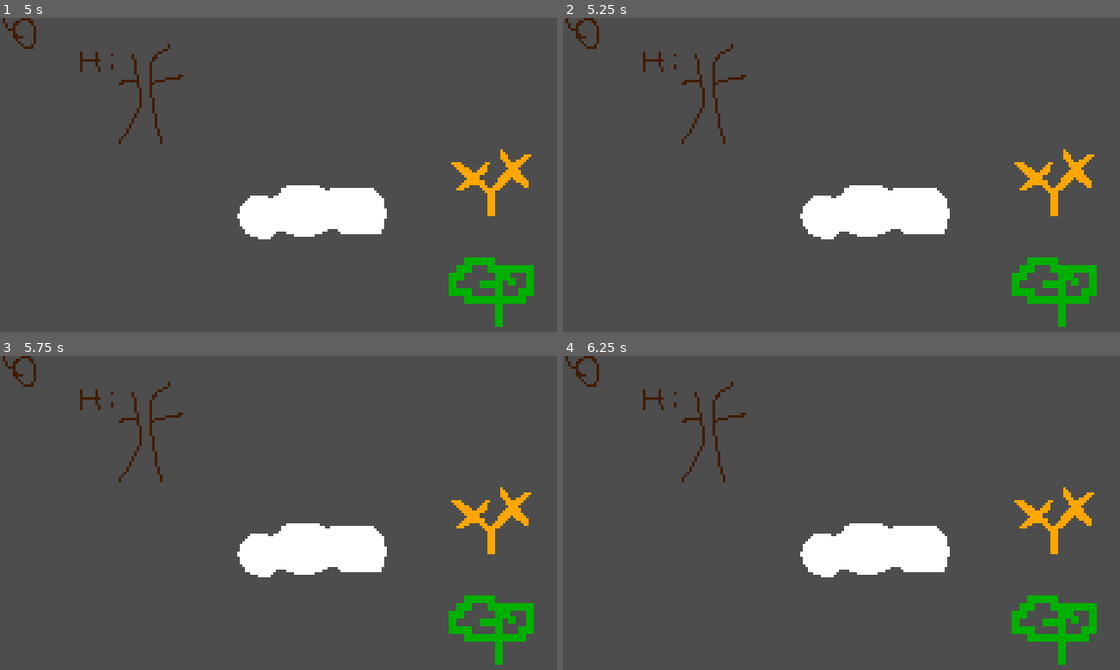
Above: before the commit, frames 1-4 (two rows, left to right).
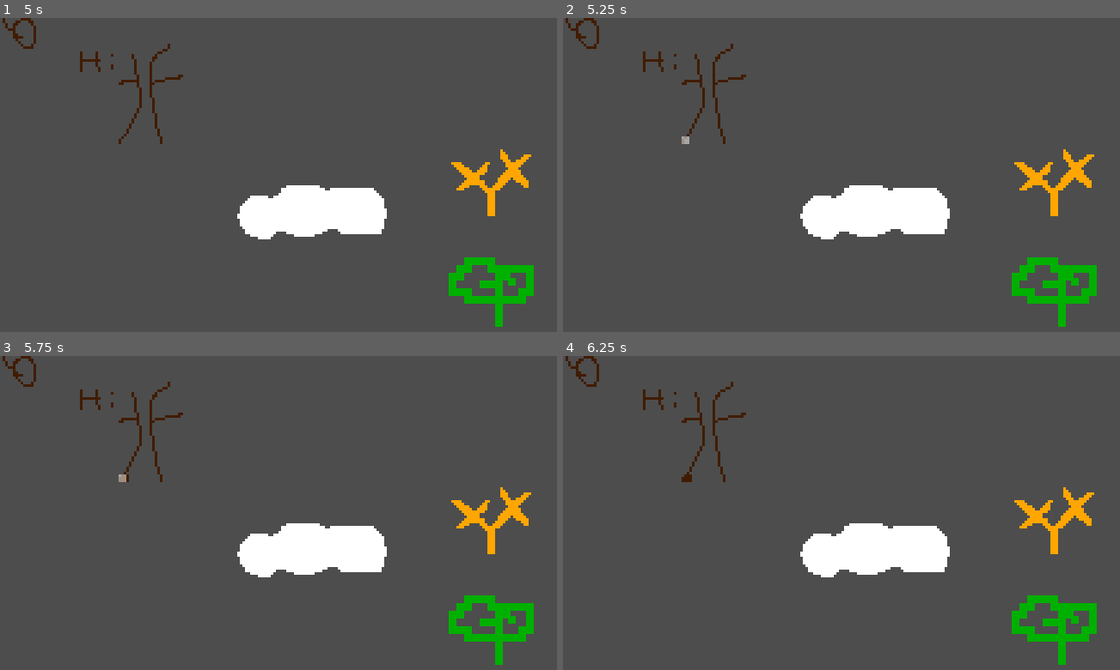
Above: after the commit, the same moments.

Repository: kev9268/ABSlowJam3
Game: Godot game, scene res://scenes/level_hub.tscn
The game is run twice, just before and just after one commit, with the same random seed, the same clock (stepped at 60 frames per second) and the same inputs.
Inputs (mouse positions are in pixels of both pictures, inside the frame that each line leads up to):
- Up to frame 1 (5 s): click "test level" at 0.5 s; tap Enter at 1.25 s; move the mouse to (445, 175) at 1.27 s; press the mouse at (445, 175) at 1.28 s; tap R (restart) every 0.75 s from 2 to 4.25 s; move the mouse to (183, 209) at 2.02 s; release the mouse at (183, 209) at 2.03 s; click (183, 209) at 2.1 s; move the mouse to (373, 115) at 2.77 s; press the mouse at (373, 115) at 2.78 s; tap U (undo) at 2.85 s; move the mouse to (278, 259) at 3.52 s; release the mouse at (278, 259) at 3.53 s; click (278, 259) at 3.6 s; move the mouse to (495, 244) at 4.27 s; press the mouse at (495, 244) at 4.28 s
- Up to frame 2 (5.25 s): tap R (restart) at 5 s; move the mouse to (685, 140) at 5.02 s; release the mouse at (685, 140) at 5.03 s; tap U (undo) at 5.1 s
- Up to frame 3 (5.75 s): click (122, 478) at 5.3 s
- Up to frame 4 (6.25 s): move the mouse to (902, 528) at 5.77 s; press the mouse at (902, 528) at 5.78 s

Frame 1 is identical in both runs. In frame 2, less than 0.1% of the frame differs, in the area x 21-23%, y 37-41%; in frame 3, less than 0.1%, in the area x 21-24%, y 37-41%; in frame 4, less than 0.1%.

Commit message:
mouse visual
-fixed bug with cloud turning to branch by being pushed
-add cursor held by a level store
-expand branch on click, might be abused though only if with unlimited branches though

Diff:
--- a/scenes/draw_tree.gd
+++ b/scenes/draw_tree.gd
@@ -14,10 +14,13 @@
 var previous_mouse_position = Vector2(0,0)
 var draw_history = []
 var branch_counter = 5
+var first_click = false
 
 var stored_pixel_limit = 30
 var previous_color = Vector2i(-1,-1)
 var previous_pixels = []
+
+var cursor : Sprite2D
 
 var surround_21 = [
 					Vector2i(-2,-1),Vector2i(-2,0),Vector2i(-2,1),
@@ -57,14 +60,24 @@
 	print(draw_counter)
 
 	if branch_counter>0:
+		mouse_highlight(mouse_pos)
 		click_first(mouse_pos)
 		click_held(mouse_pos)
 		click_released()
 	else:
+		get_parent().get_parent().cursor.modulate = Color(1.0,1.0,1.0,0)
 		print("no more branches") # temporary probably want to show restart / undo ui when no branches will create issue
 
 	previous_mouse_position = mouse_pos
 
+func mouse_highlight(mouse_pos):
+	var new_position = local_to_map(mouse_pos)
+	for adj_position in surround_21: #check if valid position
+		var check_cell = get_cell_source_id(adj_position+new_position)
+		if(check_cell != -1 and check_cell != tile_types["wall"]):
+			get_parent().get_parent().cursor.modulate = Color(1.0,1.0,1.0,0.5)
+			return
+	get_parent().get_parent().cursor.modulate = Color(1.0,1.0,1.0,0)
 
 func click_first(mouse_pos):
 	if Input.is_action_just_pressed("draw"): #pick tree color for the first time
@@ -75,6 +88,7 @@
 			if(check_cell != -1 and check_cell != tile_types["wall"]):
 				current_tree = get_cell_atlas_coords(adj_position+new_position)
 				add_history()
+				first_click = true
 				break
 
 func click_held(mouse_pos):
@@ -82,10 +96,8 @@
 		if(current_tree != null):
 			var new_position = local_to_map(mouse_pos)
 
-			#check if the mouse is directly over a old section, (make previous branch a wall)
-			if previous_pixels.size() == stored_pixel_limit: #start checking when some amount is already drawn
-				if not new_position in previous_pixels: #ignore just recently painted pixels
-					end_click() #terminate
+			if check_limit(new_position):
+				return
 
 			for adj_position in surround_21:
 				var check_cell = get_cell_source_id(adj_position+new_position)
@@ -109,6 +121,14 @@
 	previous_color = Vector2i(-1,-1)
 	previous_pixels.clear()
 
+func check_limit(new_position):
+	#check if the mouse is directly over a old section, (make previous branch a wall)
+	if previous_pixels.size() == stored_pixel_limit: #start checking when some amount is already drawn
+		if not new_position in previous_pixels: #ignore just recently painted pixels
+			end_click() #terminate
+			return true
+	return false
+
 func add_history():
 	#store the draw click, for undo
 	var interactions = {"tree":{},"wall":{}}
@@ -144,16 +164,17 @@
 			if check_cell != -1: #check collision
 				collide_position = new_coords
 			elif check_cell != tile_types["wall"]: #dont draw over wall and self
-				if (new_position != local_to_map(previous_mouse_position)):
+				if (new_position != local_to_map(previous_mouse_position) or first_click):
 					#prevent drawing on itself, like a wall
 						draw_counter-=1
+
 						set_cell(new_coords, tile_types["tree"], current_tree)
 
 						if previous_pixels.size() >= stored_pixel_limit:
 							previous_pixels.pop_front()
 						previous_pixels.append(new_coords)
 
-
+	first_click = false
 	check_collision_type(collide_position)
 
 func check_collision_type(collide_position):
@@ -204,7 +225,8 @@
 
 #returns all adjacent cells to pivot_position
 func flood_select(pivot_position):
-	if(get_cell_source_id(pivot_position) == -1): return []
+	var cell_id = get_cell_source_id(pivot_position)
+	if(cell_id == -1): return []
 
 	var tree_color = get_cell_atlas_coords(pivot_position)
 
@@ -217,7 +239,7 @@
 
 	while search_list.size() > 0:
 		var current_position = search_list.keys()[0]
-		if get_cell_source_id(current_position) != -1 and get_cell_atlas_coords(current_position) == tree_color:
+		if get_cell_source_id(current_position) == cell_id and get_cell_atlas_coords(current_position) == tree_color:
 			flood_cells.append(current_position)
 
 			for next_position in get_surrounding_cells(current_position):
--- /dev/null
+++ b/scenes/level_controller.gd
@@ -0,0 +1,15 @@
+extends Node2D
+
+var cursor : Sprite2D
+
+# Called when the node enters the scene tree for the first time.
+func _ready() -> void:
+	cursor = $Cursor
+
+
+# Called every frame. 'delta' is the elapsed time since the previous frame.
+func _process(delta: float) -> void:
+	cursor_follow()
+
+func cursor_follow():
+	cursor.global_position = get_local_mouse_position()
--- a/scenes/test_level.tscn
+++ b/scenes/test_level.tscn
@@ -1,8 +1,10 @@
-[gd_scene load_steps=8 format=4 uid="uid://bevx43r3iepfw"]
+[gd_scene load_steps=10 format=4 uid="uid://bevx43r3iepfw"]
 
 [ext_resource type="Texture2D" uid="uid://b238p5fhdj702" path="res://art/pixel.png" id="1_2venv"]
+[ext_resource type="Script" uid="uid://drt1vkhdoniou" path="res://scenes/level_controller.gd" id="1_tmr53"]
 [ext_resource type="Texture2D" uid="uid://beyyqovi7us4w" path="res://art/clouds.png" id="2_j6w7d"]
 [ext_resource type="Script" uid="uid://wids4vrb683j" path="res://scenes/draw_tree.gd" id="2_paw1w"]
+[ext_resource type="Texture2D" uid="uid://wgp6bofgdoed" path="res://art/cursor.png" id="5_qcd3b"]
 
 [sub_resource type="TileMapPattern" id="TileMapPattern_paw1w"]
 tile_data = PackedInt32Array(0, 65536, 0, 65536, 65536, 0, 131072, 65536, 0, 1, 65536, 0, 65537, 65536, 0, 131073, 65536, 0, 2, 65536, 0, 65538, 65536, 0, 131074, 65536, 0)
@@ -27,10 +29,15 @@
 pattern_0 = SubResource("TileMapPattern_paw1w")
 
 [node name="TestLevel" type="Node2D"]
+script = ExtResource("1_tmr53")
 
-[node name="Trees" type="Node2D" parent="."]
+[node name="Layers" type="Node2D" parent="."]
 
-[node name="Tree" type="TileMapLayer" parent="Trees"]
+[node name="Tree" type="TileMapLayer" parent="Layers"]
 tile_map_data = PackedByteArray("AAABAAAAAAAAAAAAAAABAAEAAAAAAAAAAAACAAIAAAAAAAAAAAACAAMAAAAAAAAAAAADAAQAAAAAAAAAAAAEAA …(26896 unchanged characters)…
 tile_set = SubResource("TileSet_j6w7d")
 script = ExtResource("2_paw1w")
+
+[node name="Cursor" type="Sprite2D" parent="."]
+modulate = Color(1, 1, 1, 0.247059)
+texture = ExtResource("5_qcd3b")
Binary file added: art/cursor.aseprite
Binary file added: art/cursor.png
Not shown, added: art/cursor.png.import
Not shown, added: scenes/level_controller.gd.uid
